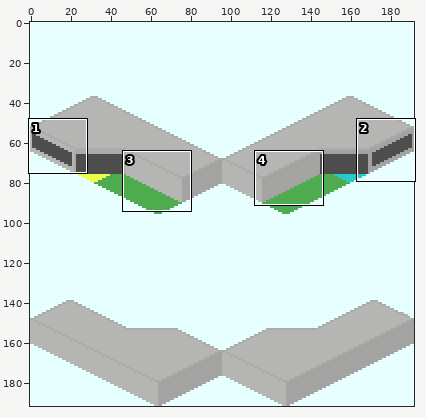
Sprite sheet -- source/n_png/Simple_Station_Mon-2.png. The picture above shows the old version from afar; the outline marks the close-up.
Close-up. The starting point:
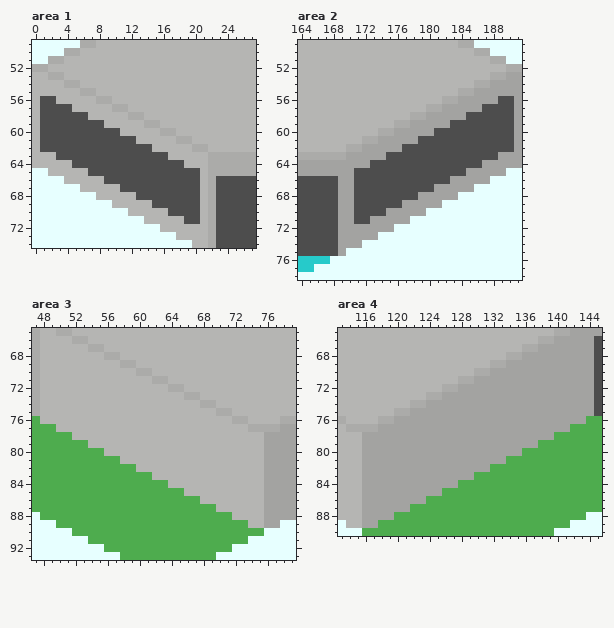
The file is 192x192 pixels. Colours within 5 levels of each other are drawn and written as one. Shown: area 1: x 0..27, y 49..74; area 2: x 164..191, y 49..78; area 3: x 47..79, y 65..93; area 4: x 113..145, y 65..90. The commit also changed other parts of the picture, which this record leaves out.
The same view after the edit:
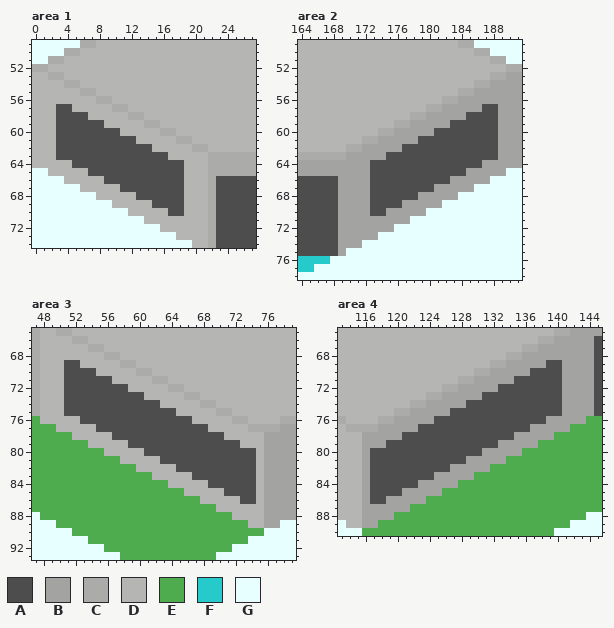
Palette (. is transparent): A #4d4d4d  B #a3a3a1  C #ababa9  D #b5b5b3  E #4eac4e  F #26caca  G #e7ffff
From old to new:
Area 1:
y 56..62: x 1..2 AA -> DD
y 65..71: x 19..20 AA -> DD
Area 2:
y 56..62: x 189..190 AA -> BB
y 65..71: x 171..172 AA -> BB
Area 3:
y 69: x 51..52 DD -> AA
y 70: x 51..54 DDDD -> AAAA
y 71: x 51..56 DDDDDD -> AAAAAA
y 72: x 51..58 DDDDDDDD -> AAAAAAAA
y 73: x 51..60 DDDDDDDDDD -> AAAAAAAAAA
y 74: x 51..62 DDDDDDDDDDDD -> AAAAAAAAAAAA
y 75: x 51..64 DDDDDDDDDDDDDD -> AAAAAAAAAAAAAA
y 76: x 53..66 DDDDDDDDDDDDDD -> AAAAAAAAAAAAAA
y 77: x 55..68 DDDDDDDDDDDDDD -> AAAAAAAAAAAAAA
y 78: x 57..70 DDDDDDDDDDDDDD -> AAAAAAAAAAAAAA
y 79: x 59..72 DDDDDDDDDDDDDD -> AAAAAAAAAAAAAA
y 80: x 61..74 DDDDDDDDDDDDDD -> AAAAAAAAAAAAAA
y 81: x 63..74 DDDDDDDDDDDD -> AAAAAAAAAAAA
y 82: x 65..74 DDDDDDDDDD -> AAAAAAAAAA
y 83: x 67..74 DDDDDDDD -> AAAAAAAA
y 84: x 69..74 DDDDDD -> AAAAAA
y 85: x 71..74 DDDD -> AAAA
y 86: x 73..74 DD -> AA
Area 4:
y 69: x 139..140 BB -> AA
y 70: x 137..140 BBBB -> AAAA
y 71: x 135..140 BBBBBB -> AAAAAA
y 72: x 133..140 BBBBBBBB -> AAAAAAAA
y 73: x 131..140 BBBBBBBBBB -> AAAAAAAAAA
y 74: x 129..140 BBBBBBBBBBBB -> AAAAAAAAAAAA
y 75: x 127..140 BBBBBBBBBBBBBB -> AAAAAAAAAAAAAA
y 76: x 125..138 BBBBBBBBBBBBBB -> AAAAAAAAAAAAAA
y 77: x 123..136 BBBBBBBBBBBBBB -> AAAAAAAAAAAAAA
y 78: x 121..134 BBBBBBBBBBBBBB -> AAAAAAAAAAAAAA
y 79: x 119..132 BBBBBBBBBBBBBB -> AAAAAAAAAAAAAA
y 80: x 117..130 BBBBBBBBBBBBBB -> AAAAAAAAAAAAAA
y 81: x 117..128 BBBBBBBBBBBB -> AAAAAAAAAAAA
y 82: x 117..126 BBBBBBBBBB -> AAAAAAAAAA
y 83: x 117..124 BBBBBBBB -> AAAAAAAA
y 84: x 117..122 BBBBBB -> AAAAAA
y 85: x 117..120 BBBB -> AAAA
y 86: x 117..118 BB -> AA
Pixel boxes of the changes (left, top, right, bottom) in both close-ups:
changed: (40, 96, 56, 152)
changed: (184, 168, 200, 224)
changed: (498, 96, 514, 152)
changed: (354, 168, 370, 224)
changed: (64, 360, 256, 504)
changed: (370, 360, 562, 504)
